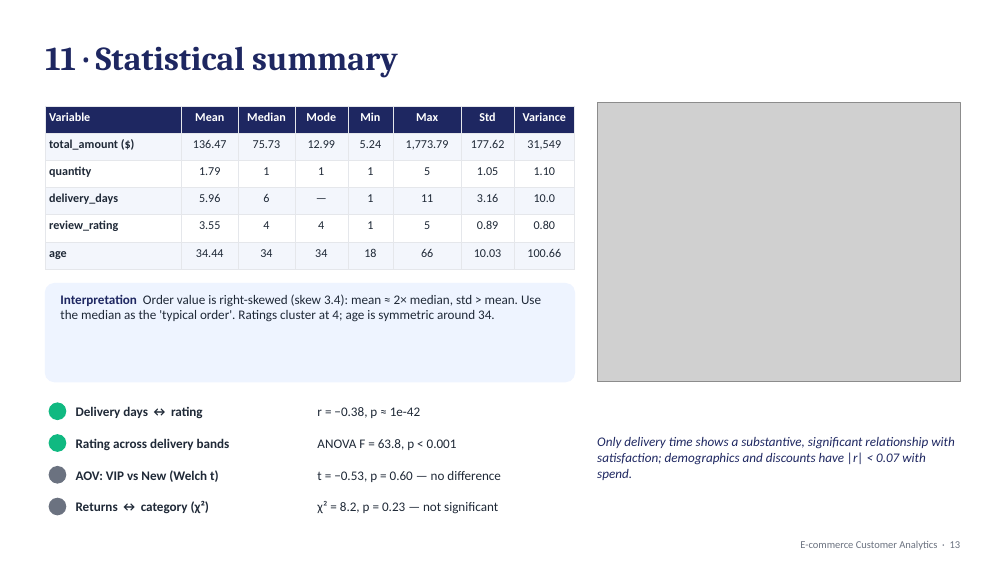
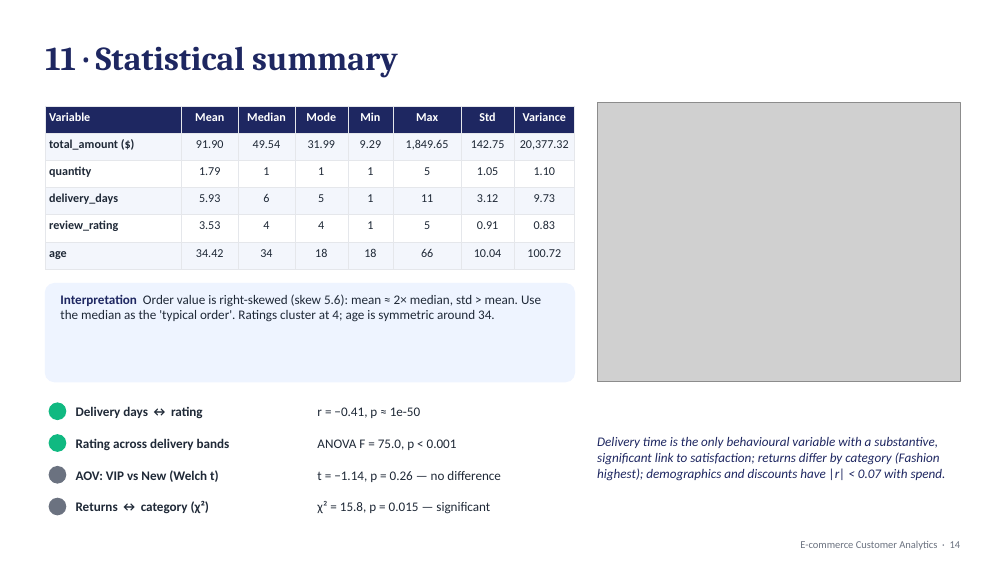
Before and after one commit to hinrithisak-eng/ecommerce-customer-analytics, a slide deck: slide 14 of docs/presentation.pptx (slide 13 before the commit). Drawn at 1008x567 pixels with LibreOffice and Linux fonts; fonts in the diff are those of the drawing; grey boxes stand for pictures. Boxes give left, top, right and bottom in pixels: in the first picture for what was removed or moved away, otherwise in the second. Text is boxed around its words. In the diff, an @@ line names an element or a change of style, - is before the commit and + after.

```diff
--- a/docs/presentation.pptx
+++ b/docs/presentation.pptx
@@ table at bbox=[45, 106, 575, 263] @@
-row 2: total_amount ($) | 136.47 | 75.73 | 12.99 | 5.24 | 1,773.79 | 177.62 | 31,549
+row 2: total_amount ($) | 91.90 | 49.54 | 31.99 | 9.29 | 1,849.65 | 142.75 | 20,377.32
-row 4: delivery_days | 5.96 | 6 | — | 1 | 11 | 3.16 | 10.0
+row 4: delivery_days | 5.93 | 6 | 5 | 1 | 11 | 3.12 | 9.73
-row 5: review_rating | 3.55 | 4 | 4 | 1 | 5 | 0.89 | 0.80
+row 5: review_rating | 3.53 | 4 | 4 | 1 | 5 | 0.91 | 0.83
-row 6: age | 34.44 | 34 | 34 | 18 | 66 | 10.03 | 100.66
+row 6: age | 34.42 | 34 | 18 | 18 | 66 | 10.04 | 100.72
@@ text at bbox=[60, 294, 541, 322]: text changed @@
-Interpretation Order value is right-skewed (skew 3.4): mean ≈ 2× median, std > mean. Use the median as the 'typical order'. Ratings cluster at 4; age is symmetric around 34.
+Interpretation Order value is right-skewed (skew 5.6): mean ≈ 2× median, std > mean. Use the median as the 'typical order'. Ratings cluster at 4; age is symmetric around 34.
@@ text at bbox=[317, 407, 420, 418]: text changed @@
-r = −0.38, p ≈ 1e-42
+r = −0.41, p ≈ 1e-50
@@ text at bbox=[317, 439, 457, 450]: text changed @@
-ANOVA F = 63.8, p < 0.001
+ANOVA F = 75.0, p < 0.001
@@ text at bbox=[597, 437, 946, 481]: text changed @@
-Only delivery time shows a substantive, significant relationship with satisfaction; demographics and discounts have |r| < 0.07 with spend.
+Delivery time is the only behavioural variable with a substantive, significant link to satisfaction; returns differ by category (Fashion highest); demographics and discounts have |r| < 0.07 with spend.
@@ text at bbox=[317, 471, 501, 482]: text changed @@
-t = −0.53, p = 0.60 — no difference
+t = −1.14, p = 0.26 — no difference
@@ text at bbox=[317, 501, 490, 514]: text changed @@
-χ² = 8.2, p = 0.23 — not significant
+χ² = 15.8, p = 0.015 — significant
```
Also in this commit, not shown: 14 other slides changed, 1 slide added, 38 other files.
